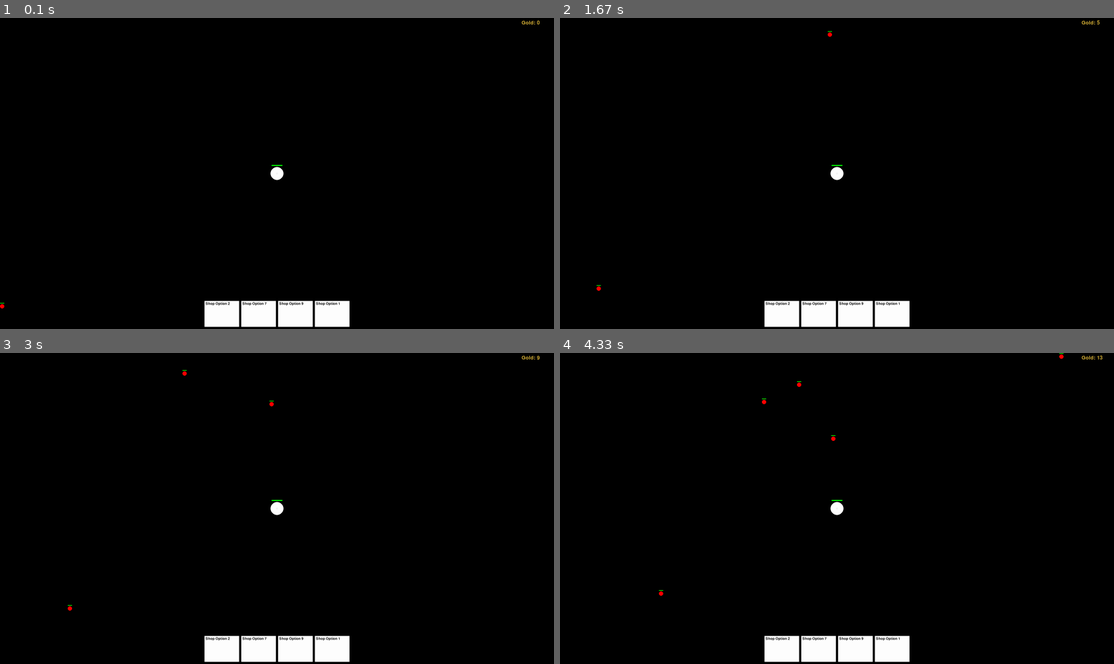
Above: before the commit, frames 1-4 (two rows, left to right).
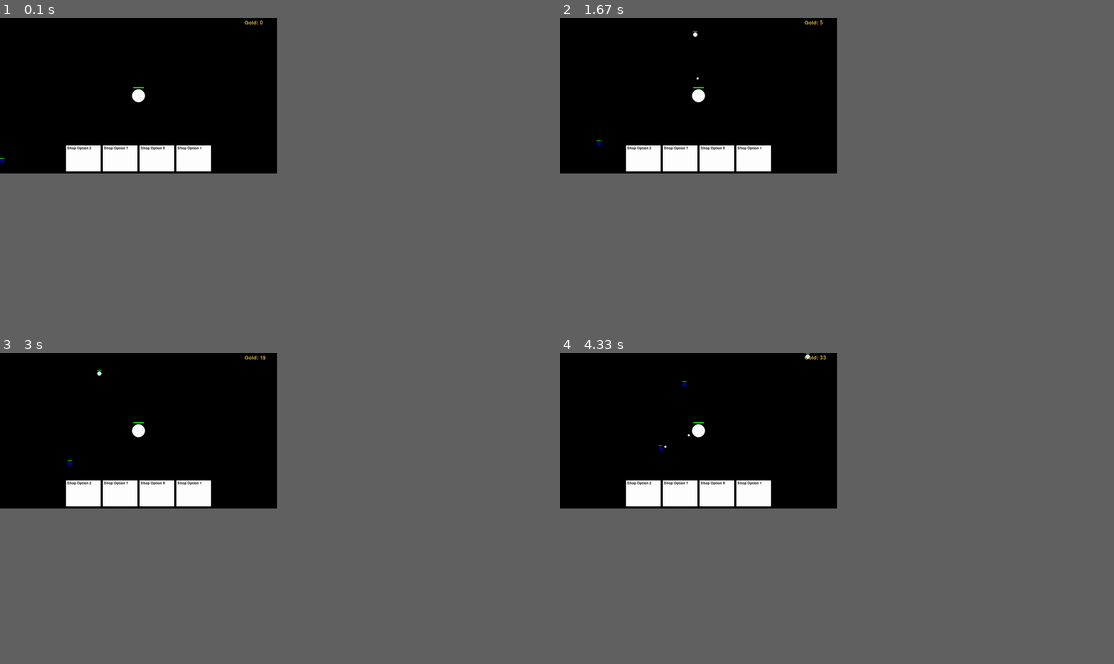
Above: after the commit, the same moments.

Repository: thatkyle/pytd
Game: pygame game, started from main.py
The game is run twice, just before and just after one commit, with the same random seed, the same clock (stepped at 60 frames per second) and the same inputs.
Inputs:
- Up to frame 1 (0.1 s): no input
- Up to frame 2 (1.67 s): no input
- Up to frame 3 (3 s): no input
- Up to frame 4 (4.33 s): no input
In our replay, the window is 900x506 before the commit and 450x253 after it. These sizes can differ from the game's own. Grey fills any space a smaller window leaves; there, only what the larger window draws over its background counts as a difference.

The runs differ from the first frame. In frame 1, 4.6% of the frame differs, in the area x 0-98%, y 0-100%; in frame 2, 4.6%; in frame 3, 4.6%; in frame 4, 4.7%, in the area x 11-98%, y 0-100%.

Commit message:
add elements to enemies

Diff:
--- a/constants.py
+++ b/constants.py
@@ -1,6 +1,6 @@
 # Screen dimensions
-SCREEN_WIDTH = 2560
-SCREEN_HEIGHT = 1440
+SCREEN_WIDTH = 1280
+SCREEN_HEIGHT = 720
 
 # Tower settings
 TOWER_RADIUS = 20
--- a/enemy.py
+++ b/enemy.py
@@ -3,6 +3,7 @@
 import random
 import time
 from constants import *
+from elements import elements
 
 class Enemy:
     def __init__(self, x, y, speed=2.0, radius=10, max_health=100):
@@ -12,6 +13,8 @@
         self.radius = radius
         self.max_health = max_health
         self.current_health = max_health
+        self.element = random.choice(list(elements.keys()))
+        self.color = elements[self.element]['color_code']
 
     def move_towards_center(self, center_x, center_y):
         dx = center_x - self.x
@@ -29,6 +32,10 @@
         fill = (self.current_health / self.max_health) * health_bar_length
         pygame.draw.rect(screen, RED, (self.x - health_bar_length // 2, self.y - self.radius - 6, health_bar_length, health_bar_height))
         pygame.draw.rect(screen, GREEN, (self.x - health_bar_length // 2, self.y - self.radius - 6, fill, health_bar_height))
+
+    def draw_enemy(self, screen):
+        pygame.draw.circle(screen, self.color, (int(self.x), int(self.y)), self.radius)
+        self.draw_health_bar(screen)
 
     def damage(self, amount):
         self.current_health -= amount
@@ -59,7 +66,6 @@
         for enemy in self.enemies:
             enemy.move_towards_center(self.screen_width // 2, self.screen_height // 2)
 
-    def draw_enemies(self, screen, color):
+    def draw_enemies(self, screen):
         for enemy in self.enemies:
-            pygame.draw.circle(screen, color, (int(enemy.x), int(enemy.y)), enemy.radius)
-            enemy.draw_health_bar(screen)
+            enemy.draw_enemy(screen)
--- a/game.py
+++ b/game.py
@@ -51,7 +51,7 @@
         self.screen.fill(BLACK)
         self.ui.draw(self.screen)
         self.tower.draw(self.screen)
-        self.enemy_manager.draw_enemies(self.screen, RED)
+        self.enemy_manager.draw_enemies(self.screen)
         self.weapon_manager.draw_weapons(self.screen)
 
         current_time = pygame.time.get_ticks()
Not shown, removed: rotating_triangle.html
